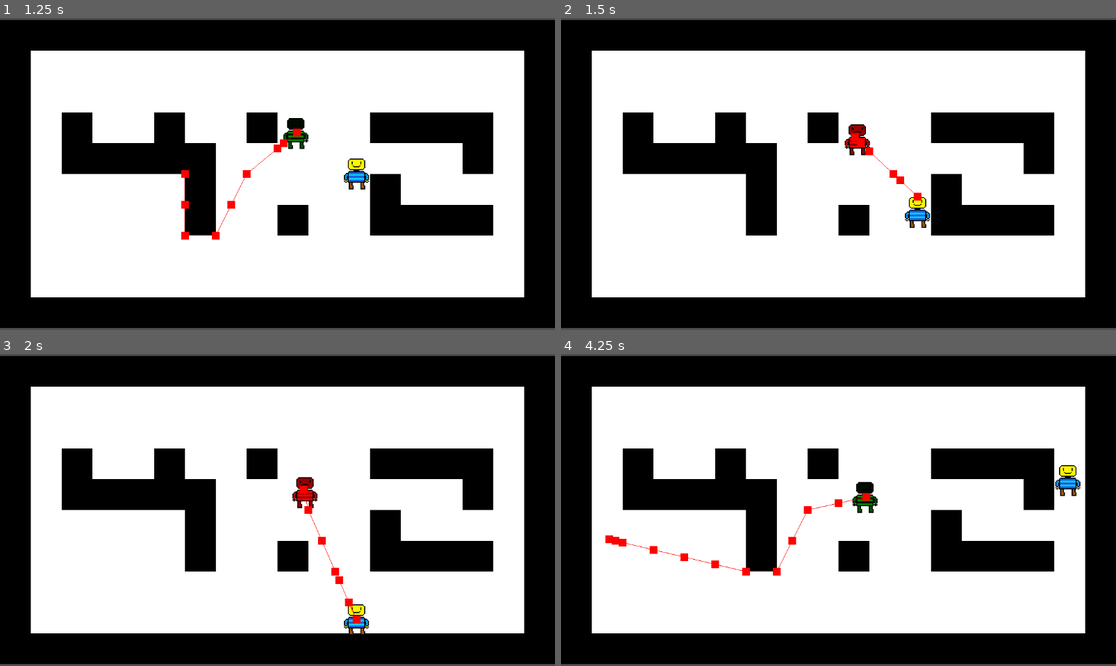
Above: before the commit, frames 1-4 (two rows, left to right).
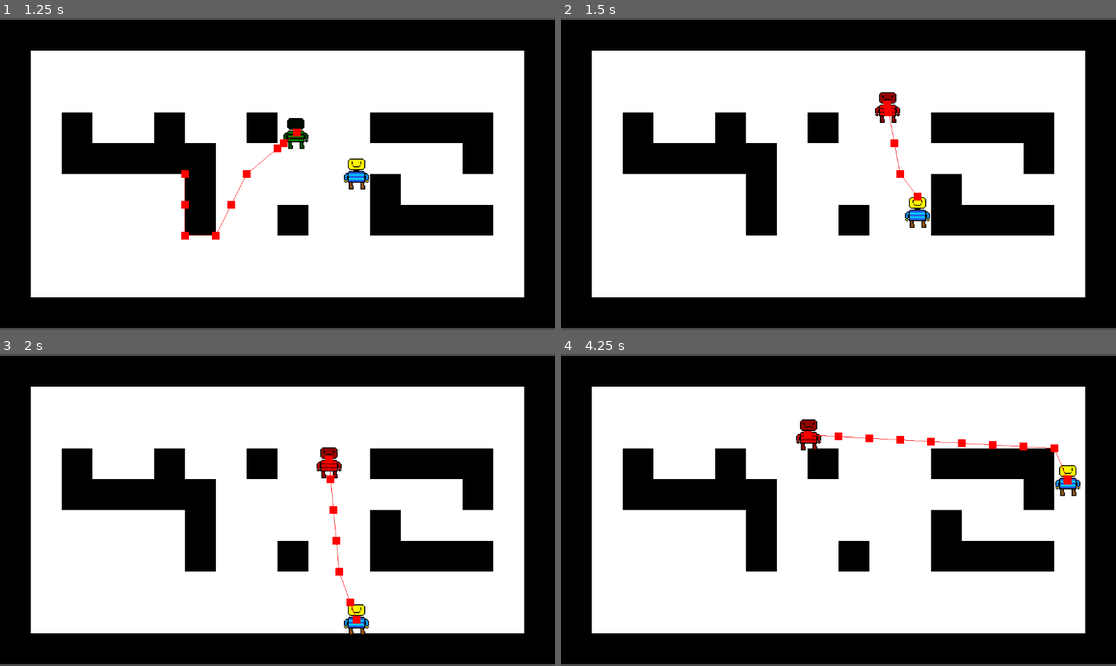
Above: after the commit, the same moments.

Repository: LegoMaster7001/fargo-game-jam-2025
Game: Godot game, scene res://Scenes/Game.tscn
Two runs of this game, one before a commit and one after it. Both use one fixed random seed, a clock stepped at 60 frames per second and the inputs below.
Inputs:
- Up to frame 1 (1.25 s): hold Right (ui_right) from 0.53 s (still down); hold Space (call_groundies) from 0.53 s (still down)
- Up to frame 2 (1.5 s): release Right (ui_right) at 1.28 s; release Space (call_groundies) at 1.28 s; hold Down (ui_down) from 1.28 s (still down); tap Space (call_groundies) at 1.35 s
- Up to frame 3 (2 s): keep holding Down (ui_down)
- Up to frame 4 (4.25 s): release Down (ui_down) at 2.03 s; hold Right (ui_right) 2.03-2.78 s; hold Space (call_groundies) 2.03-2.78 s; hold Up (ui_up) 2.78-3.53 s; tap Space (call_groundies) at 2.85 s; hold Left (ui_left) from 3.53 s (still down); hold Space (call_groundies) from 3.53 s (still down); tap F (debug_flip_role) at 4.15 s

Frame 1 is identical in both runs. In frame 2, 0.8% of the frame differs, in the area x 51-64%, y 23-57%; in frame 3, 1.0%; in frame 4, 1.6%, in the area x 8-92%, y 20-72%.

Commit message:
teleport the guy on successful call

Diff:
--- a/Scenes/enemy.tscn
+++ b/Scenes/enemy.tscn
@@ -6,13 +6,14 @@
 [sub_resource type="CircleShape2D" id="CircleShape2D_b2bpf"]
 radius = 56.0
 
-[node name="Enemy" type="CharacterBody2D"]
+[node name="Enemy" type="CharacterBody2D" node_paths=PackedStringArray("role_flip_timer")]
 scale = Vector2(0.125, 0.125)
 collision_layer = 0
 collision_mask = 3
 motion_mode = 1
 wall_min_slide_angle = 0.0
 script = ExtResource("1_1f0kj")
+role_flip_timer = NodePath("Timer2")
 
 [node name="Sprite2D" type="Sprite2D" parent="."]
 texture_filter = 1
--- a/Scenes/player.tscn
+++ b/Scenes/player.tscn
@@ -1,6 +1,6 @@
 [gd_scene load_steps=4 format=3 uid="uid://ktvyw4a0tc03"]
 
-[ext_resource type="Script" uid="uid://l34cd8anax55" path="res://Player.gd" id="1_cvnsp"]
+[ext_resource type="Script" path="res://Scripts/Player.gd" id="1_cvnsp"]
 [ext_resource type="Texture2D" uid="uid://d0v4u8wbaq2ur" path="res://Images/PlayerRunAway.png" id="2_cvnsp"]
 
 [sub_resource type="CircleShape2D" id="CircleShape2D_gl6un"]
--- a/Scripts/enemy.gd
+++ b/Scripts/enemy.gd
@@ -4,7 +4,9 @@
 const speed = 20
 
 @export var player: Node2D
+@export var role_flip_timer: Timer
 @onready var nav_agent := $NavigationAgent2D as NavigationAgent2D
+@onready var initial_pos := global_position
 var hunted = true
 
 func _physics_process(delta: float) -> void:
@@ -24,10 +26,10 @@
 func flip_role():
 	hunted = !hunted
 	makepath()
-
+	role_flip_timer.start()
 
 func _on_timer_timeout():
 	makepath()
 
 func _on_timer_2_timeout() -> void:
-	hunted = !hunted
+	flip_role()
--- a/Scripts/groundies_area.gd
+++ b/Scripts/groundies_area.gd
@@ -9,4 +9,5 @@
 		return false
 	print("noob down")
 	enemy.flip_role()
+	enemy.global_position = enemy.initial_pos
 	return true
